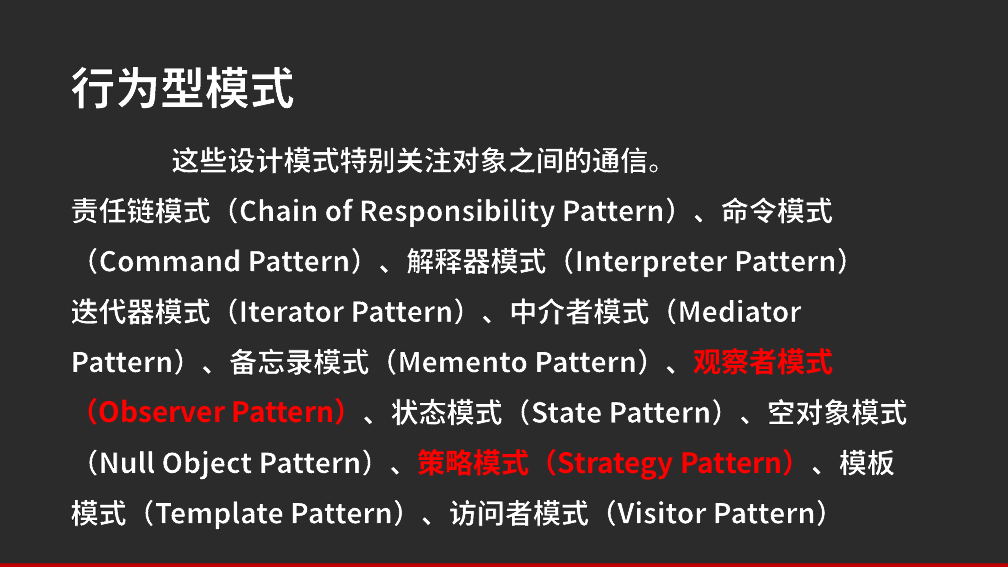
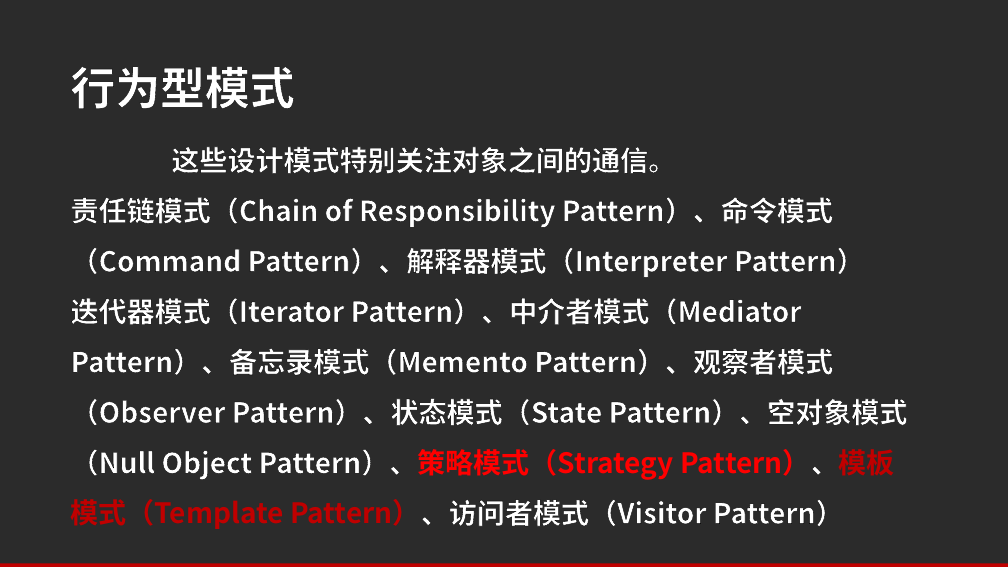
Before and after one commit to angellee1988/design-pattern, a slide deck: slide 7 of 常用设计模式.pptx. Drawn at 1008x567 pixels with LibreOffice and Linux fonts; fonts in the diff are those of the drawing; background and template pictures are left out; a plain dark background stands for a picture behind light text. Boxes give left, top, right and bottom in pixels: in the first picture for what was removed or moved away, otherwise in the second. Text is boxed around its words. In the diff, an @@ line names an element or a change of style, - is before the commit and + after.

```diff
--- a/常用设计模式.pptx
+++ b/常用设计模式.pptx
@@ text at [71,298,908,529]: text colour #FF0000 to #FFFFFF in "Pattern）、观察者模式（Observer Pattern）、状态模式（State"; text colour #FFFFFF to #C00000, letter outline #000000 0.8 pt to none in "Pattern）、模板模式（Template Pattern）、访问者模式（Visitor" @@
```
Also in this commit, not shown: 3 other slides changed, 6 slides added.
